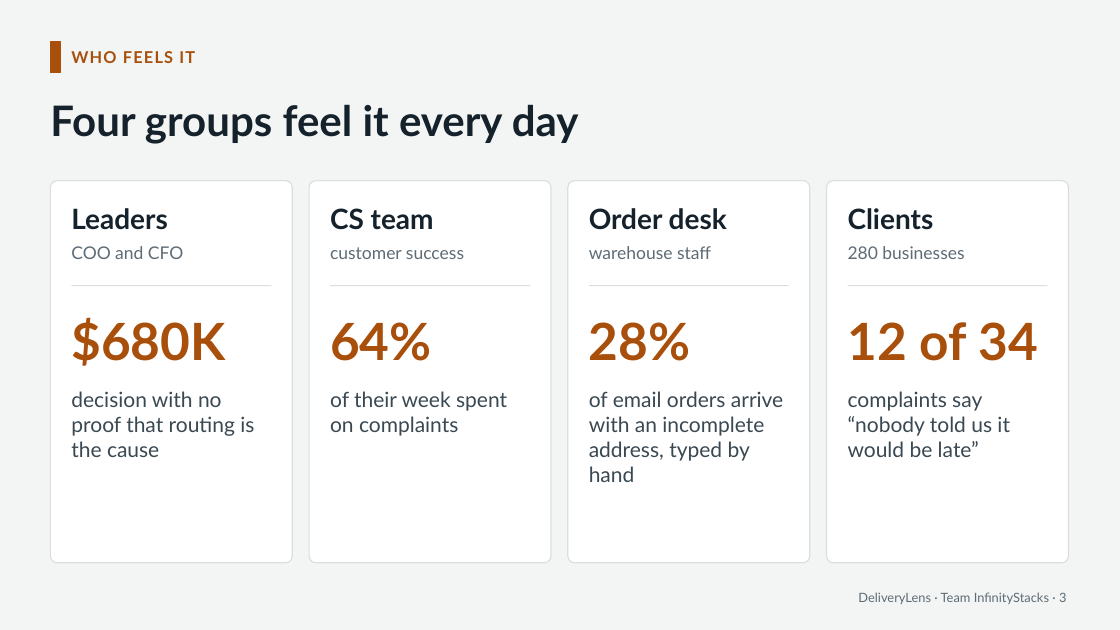
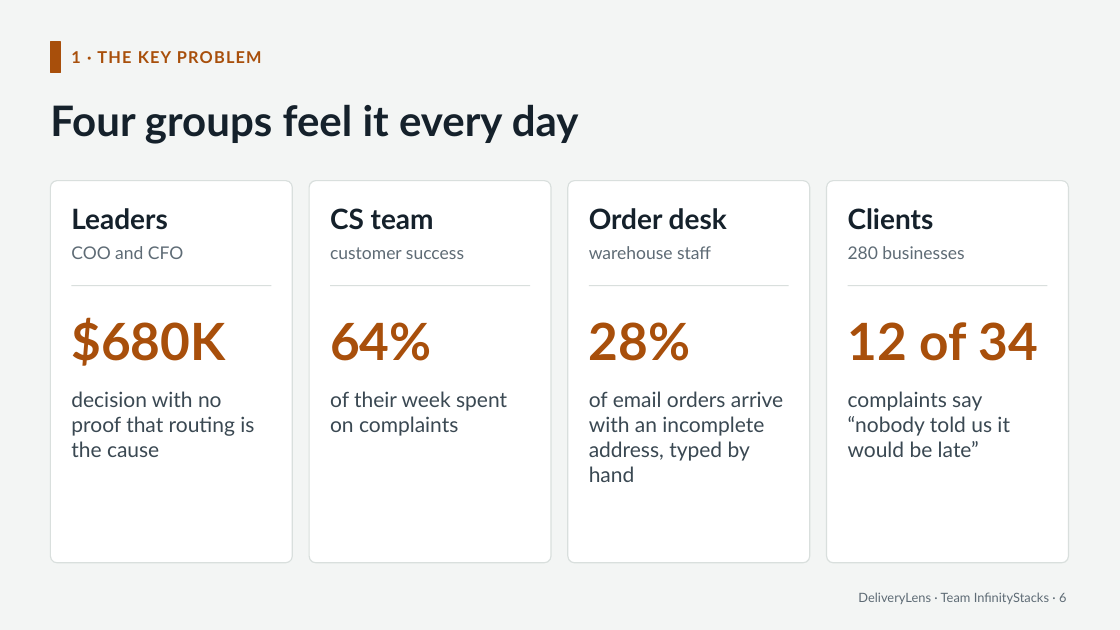
Before and after one commit to saimuthiki/halcyon-deliverylens, a slide deck: slide 6 of deck/DeliveryLens-pitch.pptx (slide 3 before the commit). Drawn at 1120x630 pixels with LibreOffice and Linux fonts; fonts in the diff are those of the drawing. Boxes give left, top, right and bottom in pixels: in the first picture for what was removed or moved away, otherwise in the second. Text is boxed around its words. In the diff, an @@ line names an element or a change of style, - is before the commit and + after.

```diff
--- a/deck/DeliveryLens-pitch.pptx
+++ b/deck/DeliveryLens-pitch.pptx
@@ text at [71, 51, 262, 63]: text changed @@
-WHO FEELS IT
+1 · THE KEY PROBLEM
@@ text at [858, 592, 1066, 604]: text changed @@
-DeliveryLens · Team InfinityStacks · 3
+DeliveryLens · Team InfinityStacks · 6
```
Also in this commit, not shown: 13 other slides changed, 13 slides added, 4 other files.
